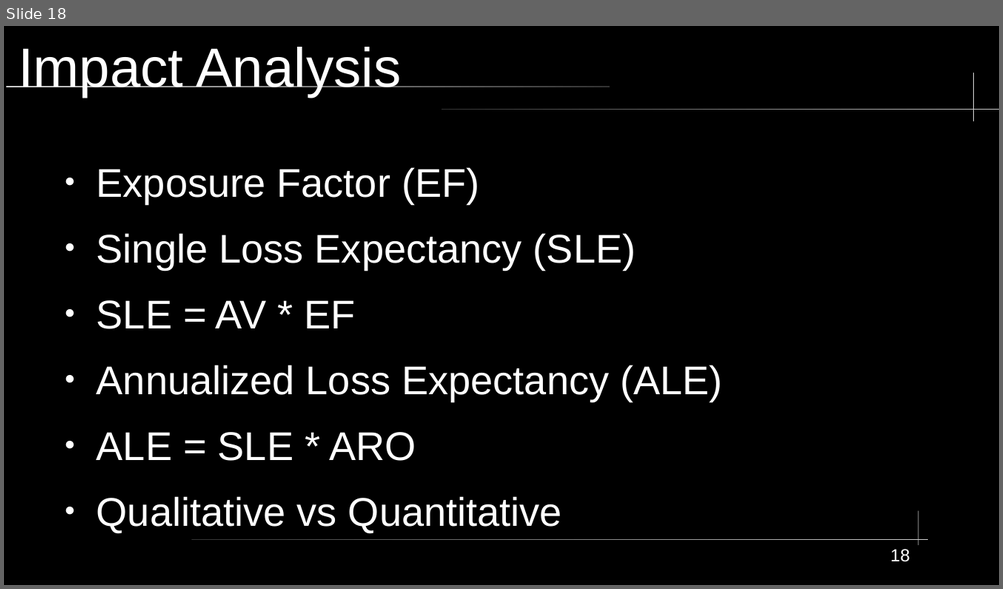
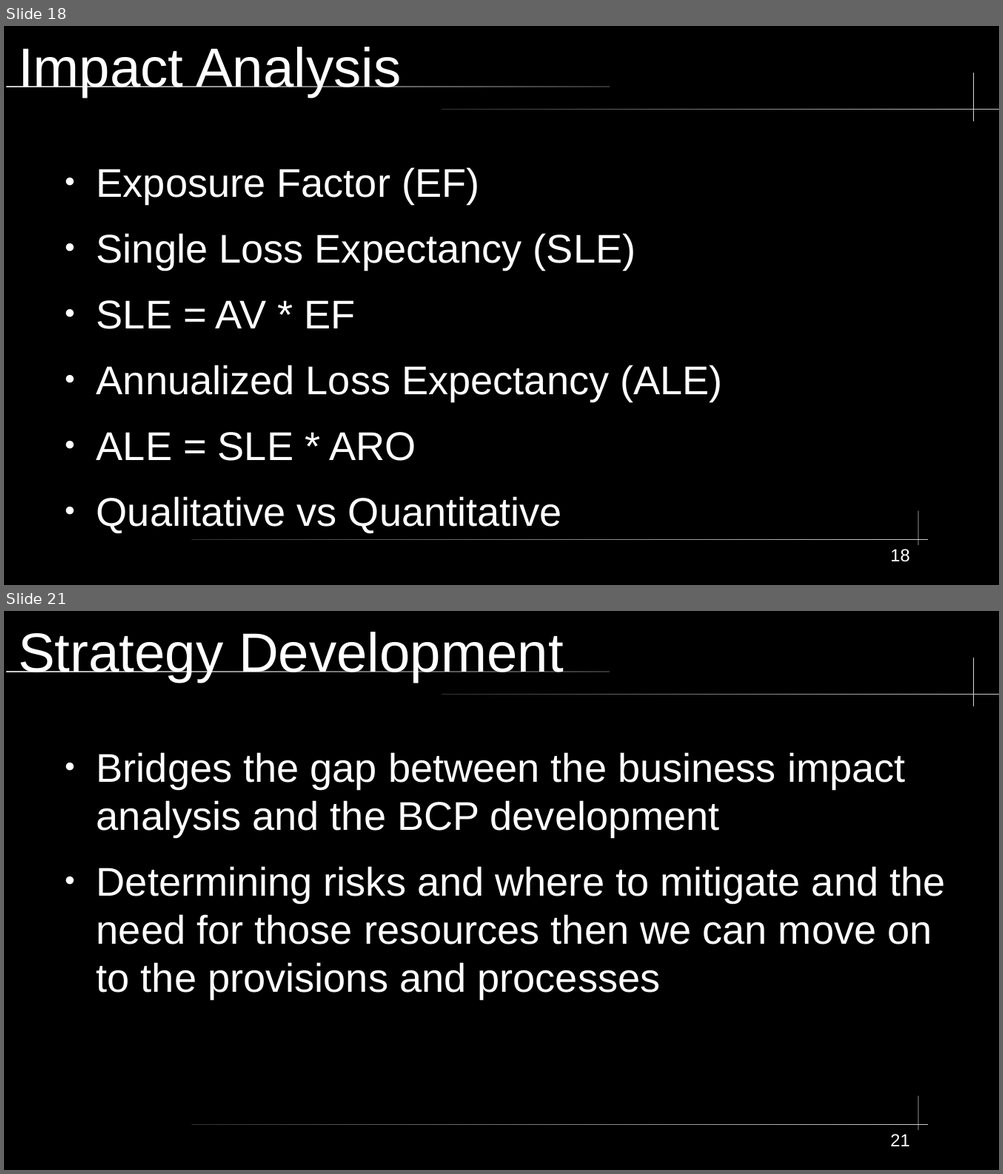
Before and after one commit to City-Colleges-of-Chicago-Cybersecurity/COMPSFI-214, a slide deck: 2026/Spring/powerpoints/Chapter-03-2.odp. Shown one above the other, each under a label of ours: slide 18 before the commit, slides 18 and 21 after it; the slides between them are not shown. The pictures are 1003x589 and 1003x1174 pixels, drawn with LibreOffice and Linux fonts; fonts in the diff are those of the drawing. Boxes give left, top, right and bottom in pixels: in the first picture for what was removed or moved away, otherwise in the second. Text is boxed around its words. In the diff, an @@ line names an element or a change of style, - is before the commit and + after.

```diff
--- a/2026/Spring/powerpoints/Chapter-03-2.odp
+++ b/2026/Spring/powerpoints/Chapter-03-2.odp
@@ slide 21 added at [4, 611, 999, 1170], background #000000; not listed: 5 template elements that a slide beside it also shows @@
@@ title added at [18, 632, 563, 682], 44 pt, text #FFFFFF @@
+Strategy Development
@@ text added at [96, 752, 945, 999], 32 pt, text #FFFFFF @@
+● Bridges the gap between the business impact analysis and the BCP development
+● Determining risks and where to mitigate and the need for those resources then we can move on to the provisions and processes
@@ page number added at [890, 1134, 909, 1147], 14 pt, text #FFFFFF @@
+21
```
Also in this commit, not shown: 1 slide changed, 4 other slides added, 1 other file.
